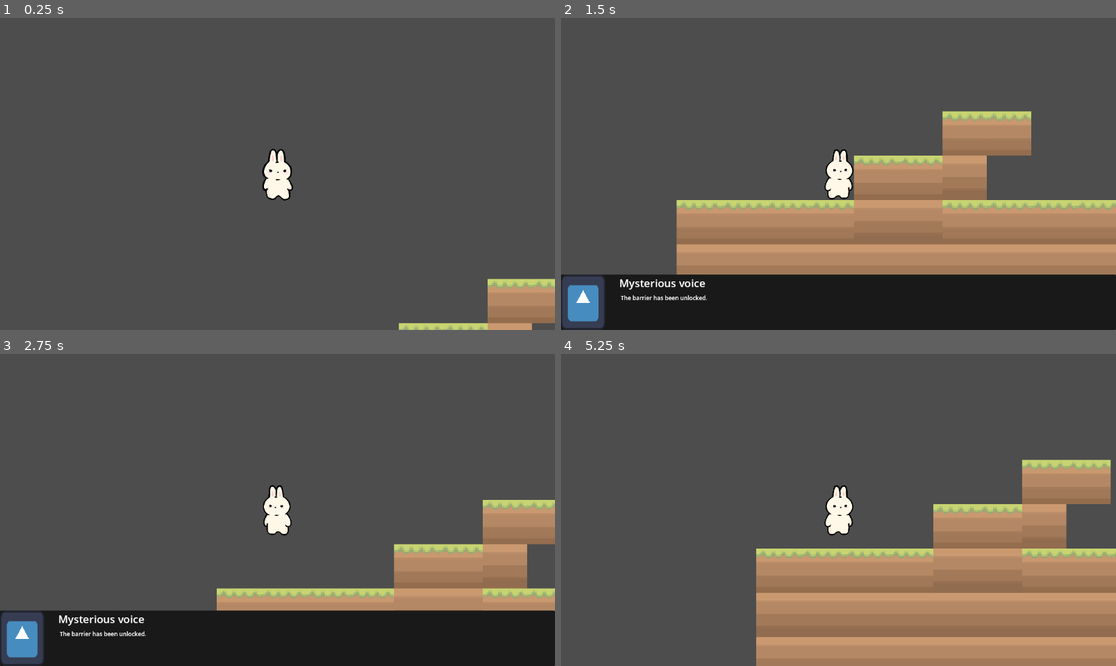
Above: before the commit, frames 1-4 (two rows, left to right).
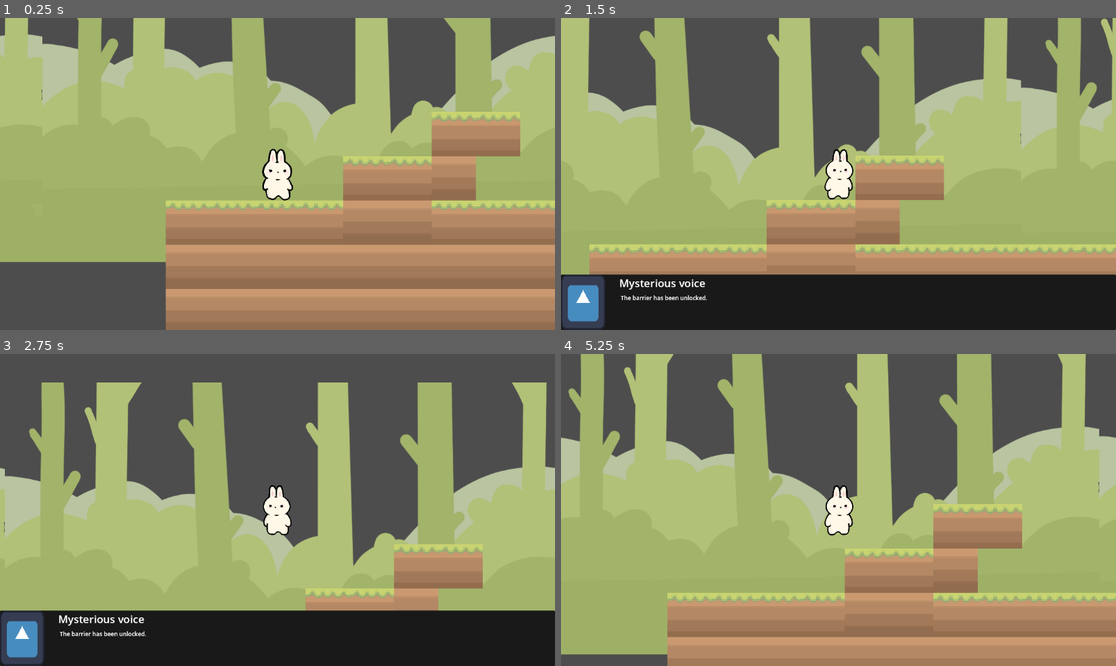
Above: after the commit, the same moments.

Repository: janicedtea/sleepover
Game: Godot game, scene res://world.tscn
Two runs of this game, one before a commit and one after it. Both use one fixed random seed, a clock stepped at 60 frames per second and the inputs below. The engine's default icon, where the game draws it, is replaced by a stand-in: a white triangle on a blue panel in a dark square.
Inputs:
- Up to frame 1 (0.25 s): no input
- Up to frame 2 (1.5 s): tap Enter at 0.5 s; hold S (correctanswer1) 0.53-1.28 s; hold Right (ui_right) from 0.53 s (still down); tap Up (ui_up) at 0.77 s; tap N (correctanswer2) at 1.35 s
- Up to frame 3 (2.75 s): tap Up (ui_up) at 1.52 s; tap Space at 2 s; release Right (ui_right) at 2.03 s; hold Left (ui_left) from 2.03 s (still down); hold M (correctanswer3) from 2.03 s (still down)
- Up to frame 4 (5.25 s): release Left (ui_left) at 2.78 s; release M (correctanswer3) at 2.78 s; hold Right (ui_right) 2.78-4.28 s; tap E (interact) at 2.85 s; tap Up (ui_up) at 3.02, 3.77, 4.52 s; tap Alt at 3.6 s; tap Enter at 4.25 s; hold Left (ui_left) 4.28-5.03 s; tap Shift at 4.35 s; hold Right (ui_right) from 5.03 s (still down); hold S (correctanswer1) from 5.03 s (still down)

The runs differ from the first frame. In frame 1, 80% of the frame differs, in the area x 0-100%, y 0-100%; in frame 2, 49%; in frame 3, 43%; in frame 4, 55%.

Commit message:
added bg

Diff:
--- a/world.tscn
+++ b/world.tscn
@@ -1,10 +1,17 @@
-[gd_scene load_steps=27 format=4 uid="uid://cip28t26ox18"]
-
+[gd_scene load_steps=34 format=4 uid="uid://cip28t26ox18"]
+
+[ext_resource type="Texture2D" uid="uid://nts8g4p624ry" path="res://bg1/Untitled_Artwork-1 5.png" id="1_cbp6q"]
 [ext_resource type="Texture2D" uid="uid://bc1sk2ch824s3" path="res://grass.png" id="1_tlwt5"]
+[ext_resource type="Texture2D" uid="uid://ud0e8d0c102j" path="res://bg1/Untitled_Artwork-2 4.png" id="2_26xuy"]
 [ext_resource type="Texture2D" uid="uid://bcwjn4hyrvfke" path="res://dirt.png" id="2_aqk2v"]
 [ext_resource type="Texture2D" uid="uid://b31o2mtofy4kw" path="res://combined-image-removebg-preview.png" id="2_fj7yv"]
+[ext_resource type="Texture2D" uid="uid://s2udq03km3qr" path="res://bg1/Untitled_Artwork-3 4.png" id="3_bc84e"]
+[ext_resource type="Texture2D" uid="uid://2kmkf4dem3y3" path="res://bg1/Untitled_Artwork-4 2.png" id="4_wukud"]
 [ext_resource type="PackedScene" uid="uid://rmj18lepvoqr" path="res://dialogue_layer.tscn" id="5_gbfbk"]
+[ext_resource type="Texture2D" uid="uid://cb4wrefo1h6g2" path="res://bg1/Untitled_Artwork-5 2.png" id="5_il2jm"]
 [ext_resource type="PackedScene" path="res://npc.tscn" id="6_ioo17"]
+[ext_resource type="Texture2D" uid="uid://cfkssyppmg05u" path="res://bg1/Untitled_Artwork-6 2.png" id="6_wjb0r"]
+[ext_resource type="Texture2D" uid="uid://bq4upan267lbm" path="res://bg1/Untitled_Artwork-7 2.png" id="7_mc2jv"]
 [ext_resource type="PackedScene" path="res://npc_2.tscn" id="7_wse8f"]
 [ext_resource type="Script" path="res://barrier_1.gd" id="8_gbfbk"]
 [ext_resource type="PackedScene" path="res://npc_3.tscn" id="8_ic0uy"]
@@ -166,25 +173,66 @@
 [node name="world" type="Node2D"]
 scale = Vector2(2, 2)
 
+[node name="UntitledArtwork15" type="Sprite2D" parent="."]
+visible = false
+position = Vector2(2263.9998, 218.00003)
+scale = Vector2(4.916666, 1.4506174)
+texture = ExtResource("1_cbp6q")
+
+[node name="ColorRect" type="ColorRect" parent="."]
+visible = false
+offset_left = -208.0
+offset_top = 232.0
+offset_right = 3863.5
+offset_bottom = 690.0
+color = Color(0.42931268, 0.31288287, 0.21858883, 1)
+
+[node name="ParallaxBackground" type="ParallaxBackground" parent="."]
+follow_viewport_enabled = true
+
+[node name="ParallaxLayer" type="ParallaxLayer" parent="ParallaxBackground"]
+position = Vector2(0, 16)
+motion_scale = Vector2(0, 0)
+motion_mirroring = Vector2(1152, 0)
+
+[node name="Parallax2D" type="Parallax2D" parent="ParallaxBackground"]
+repeat_size = Vector2(1152, 0)
+repeat_times = 3
+
+[node name="UntitledArtwork24" type="Sprite2D" parent="ParallaxBackground/Parallax2D"]
+position = Vector2(504, 264)
+texture = ExtResource("2_26xuy")
+
+[node name="UntitledArtwork34" type="Sprite2D" parent="ParallaxBackground/Parallax2D/UntitledArtwork24"]
+texture = ExtResource("3_bc84e")
+
+[node name="UntitledArtwork42" type="Sprite2D" parent="ParallaxBackground/Parallax2D/UntitledArtwork24/UntitledArtwork34"]
+position = Vector2(-4, 0)
+texture = ExtResource("4_wukud")
+
+[node name="UntitledArtwork52" type="Sprite2D" parent="ParallaxBackground/Parallax2D/UntitledArtwork24/UntitledArtwork34/UntitledArtwork42"]
+position = Vector2(4, 0)
+texture = ExtResource("5_il2jm")
+
+[node name="UntitledArtwork62" type="Sprite2D" parent="ParallaxBackground/Parallax2D/UntitledArtwork24/UntitledArtwork34/UntitledArtwork42/UntitledArtwork52"]
+texture = ExtResource("6_wjb0r")
+
+[node name="UntitledArtwork72" type="Sprite2D" parent="ParallaxBackground/Parallax2D/UntitledArtwork24/UntitledArtwork34/UntitledArtwork42/UntitledArtwork52/UntitledArtwork62"]
+texture = ExtResource("7_mc2jv")
+
 [node name="TileMapLayer" type="TileMapLayer" parent="."]
 scale = Vector2(2, 2)
 tile_map_data = PackedByteArray("AAACAAUADwAAAAAAAAACAAYADgAAAAAAAAACAAcADgAAAAAAAAACAAgADgAAAAAAAAACAAkADgAAAAAAAAADAA …(7168 unchanged characters)…
 tile_set = SubResource("TileSet_tlwt5")
 
 [node name="Player" type="CharacterBody2D" parent="."]
-position = Vector2(150, 14.500001)
+position = Vector2(208, 188)
 scale = Vector2(1.5, 1.5)
 script = SubResource("GDScript_tlwt5")
 
 [node name="AnimatedSprite2D2" type="AnimatedSprite2D" parent="Player"]
 scale = Vector2(0.1, 0.1)
 sprite_frames = SubResource("SpriteFrames_k3n1d")
-
-[node name="Sprite2D" type="Sprite2D" parent="Player"]
-visible = false
-scale = Vector2(0.1, 0.1)
-texture = ExtResource("2_fj7yv")
-hframes = 3
 
 [node name="CollisionShape2D" type="CollisionShape2D" parent="Player"]
 position = Vector2(0.125, 0.375)
Binary file removed: bg1/Untitled_Artwork-1 4.png
Binary file added: bg1/Untitled_Artwork-1 5.png
Not shown, changed: bg1/Untitled_Artwork-1 5.png.import
Binary file removed: bg1/Untitled_Artwork-10.png
Binary file removed: bg1/Untitled_Artwork-11.png
Not shown, removed: bg1/Untitled_Artwork-11.png.import
Binary file removed: bg1/Untitled_Artwork-12.png
Not shown, removed: bg1/Untitled_Artwork-12.png.import
Binary file removed: bg1/Untitled_Artwork-2 3.png
Binary file added: bg1/Untitled_Artwork-2 4.png
Not shown, changed: bg1/Untitled_Artwork-2 4.png.import
Binary file removed: bg1/Untitled_Artwork-3 3.png
(and 19 more such lines)
